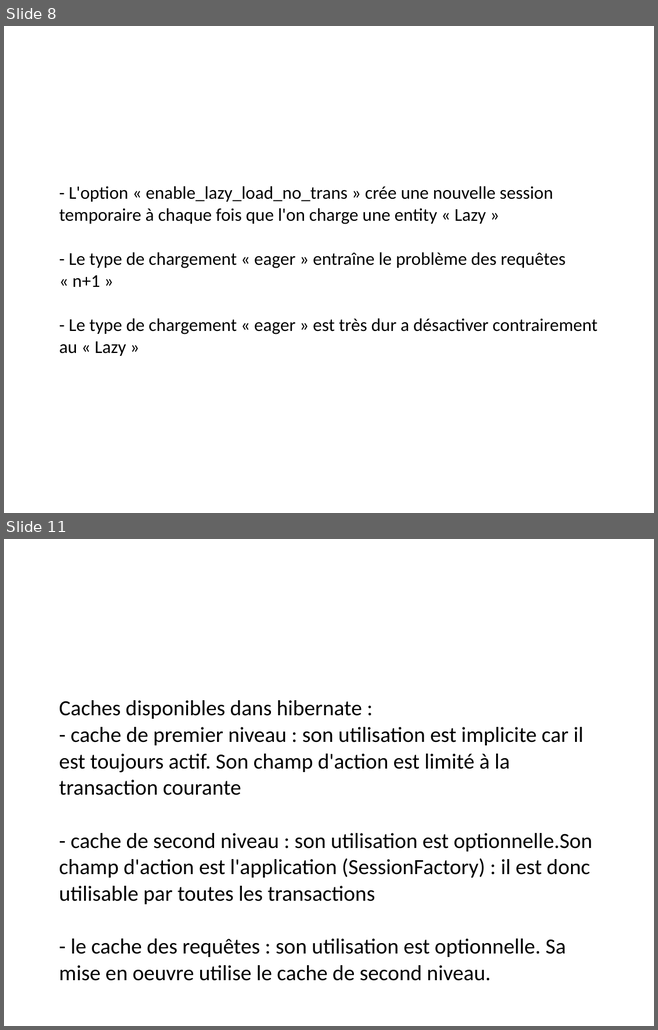
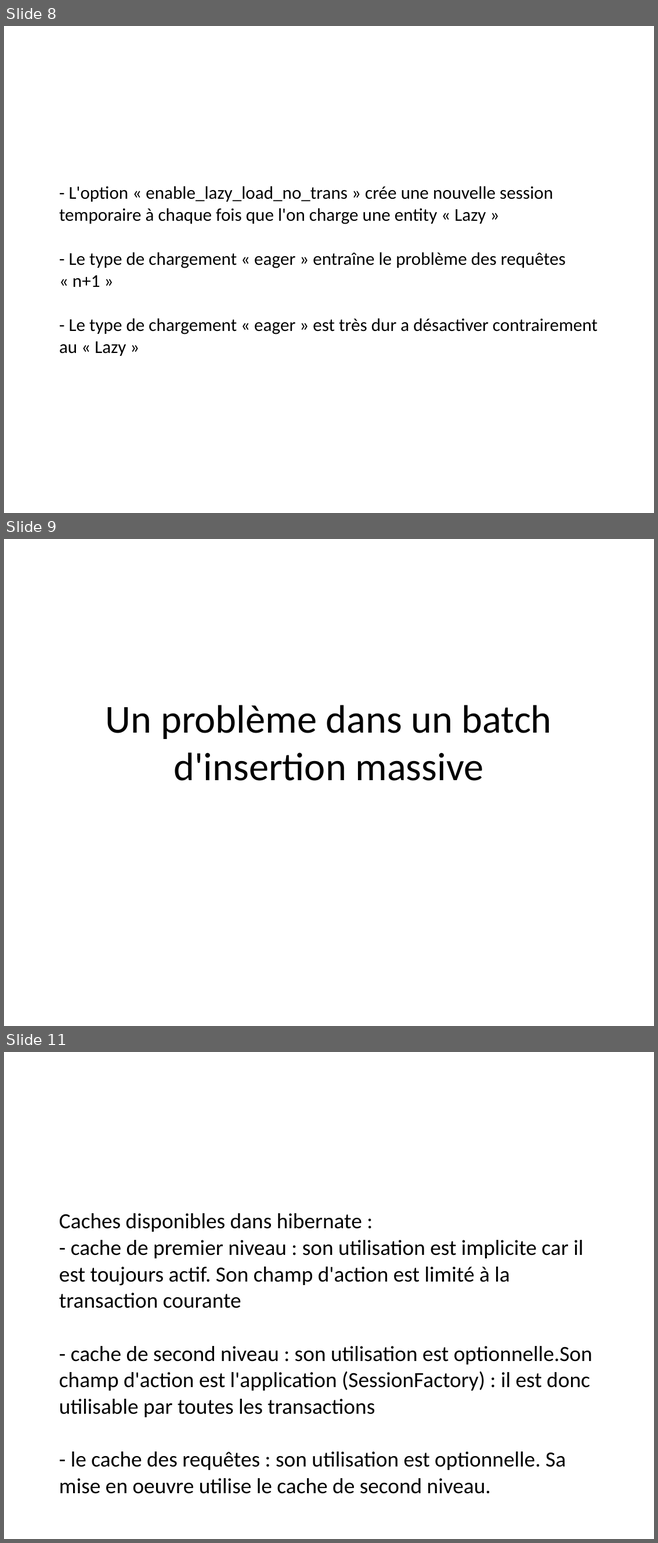
Before and after one commit to Pierre76400/demohibernate, a slide deck: src/main/resources/presentation/DemoHibernate.ppt. Shown one above the other, each under a label of ours: slides 8 and 11 before the commit, slides 8, 9 and 11 after it; the slides between them are not shown. The pictures are 658x1030 and 658x1543 pixels, drawn with LibreOffice and Linux fonts; fonts in the diff are those of the drawing. Boxes give left, top, right and bottom in pixels: in the first picture for what was removed or moved away, otherwise in the second. Text is boxed around its words. In the diff, an @@ line names an element or a change of style, - is before the commit and + after.

```diff
--- a/src/main/resources/presentation/DemoHibernate.ppt
+++ b/src/main/resources/presentation/DemoHibernate.ppt
@@ slide 9 added at bbox=[4, 539, 654, 1026], background #FFFFFF @@
@@ title added at bbox=[106, 705, 552, 781], 44 pt, text #000000 @@
+Un problème dans un batch d'insertion massive
```
Also in this commit, not shown: 4 slides changed, 1 slide removed, 3 other files.
